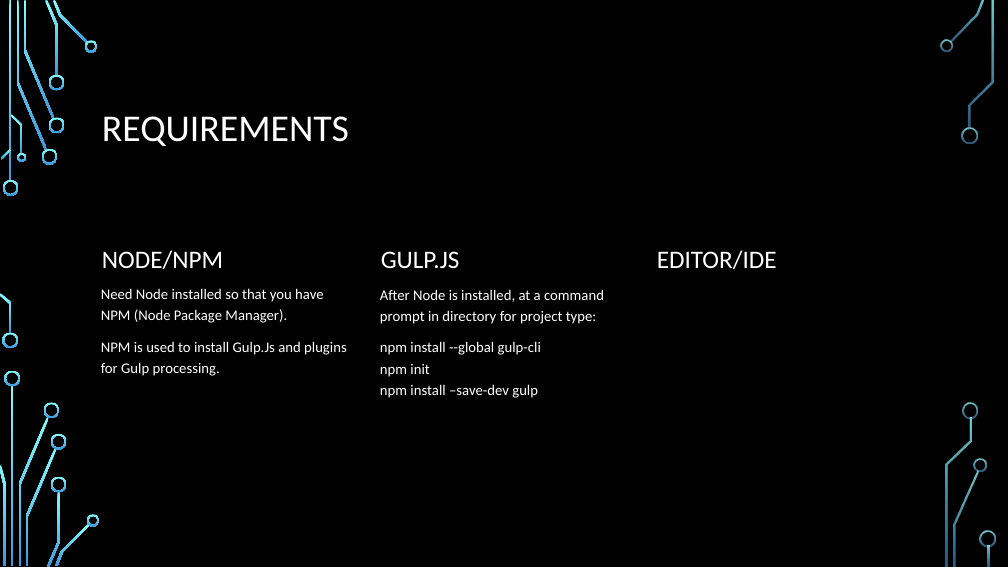
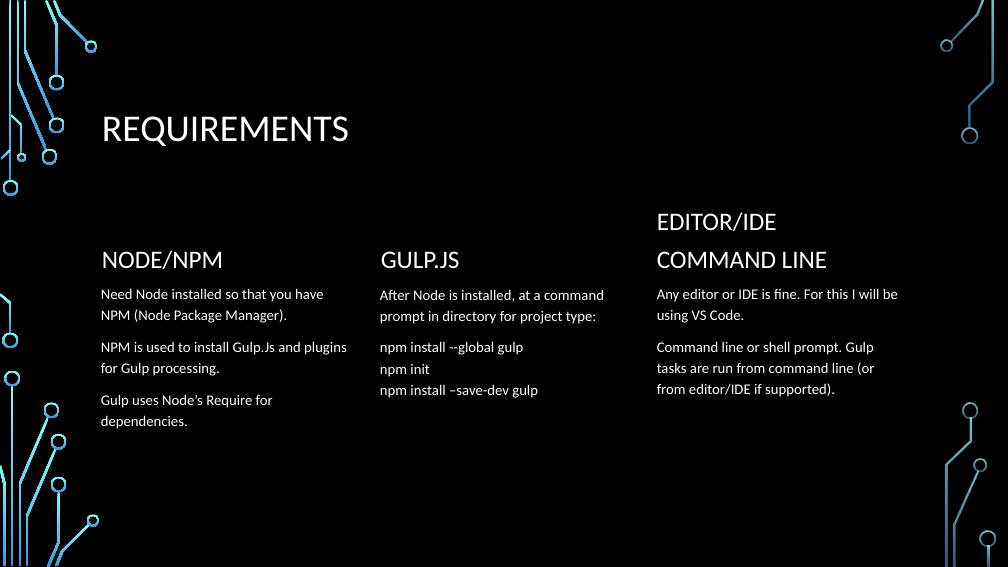
Before and after one commit to mikescott8/DCC2016-10, a slide deck: slide 3 of Presentation/Desert Code Camp 2016 - Gulp.pptx. Drawn at 1008x567 pixels with LibreOffice and Linux fonts; fonts in the diff are those of the drawing; background and template pictures are left out. Boxes give left, top, right and bottom in pixels: in the first picture for what was removed or moved away, otherwise in the second. Text is boxed around its words. In the diff, an @@ line names an element or a change of style, - is before the commit and + after.

```diff
--- a/Presentation/Desert Code Camp 2016 - Gulp.pptx
+++ b/Presentation/Desert Code Camp 2016 - Gulp.pptx
@@ text at (657,251,827,268): paragraph added @@
+COMMAND LINE
@@ text added at (657,288,898,397), 14 pt, text #FFFFFF @@
+Any editor or IDE is fine. For this I will be using VS Code.
+Command line or shell prompt. Gulp tasks are run from command line (or from editor/IDE if supported).
@@ text at (380,341,538,398): text changed @@
-npm install --global gulp-cli
-npm init
-npm install –save-dev gulp
+npm install --global gulp
+npm init
+npm install –save-dev gulp
@@ text at (101,394,273,429): paragraph added @@
+Gulp uses Node’s Require for dependencies.
```
Also in this commit, not shown: 2 slides added.
